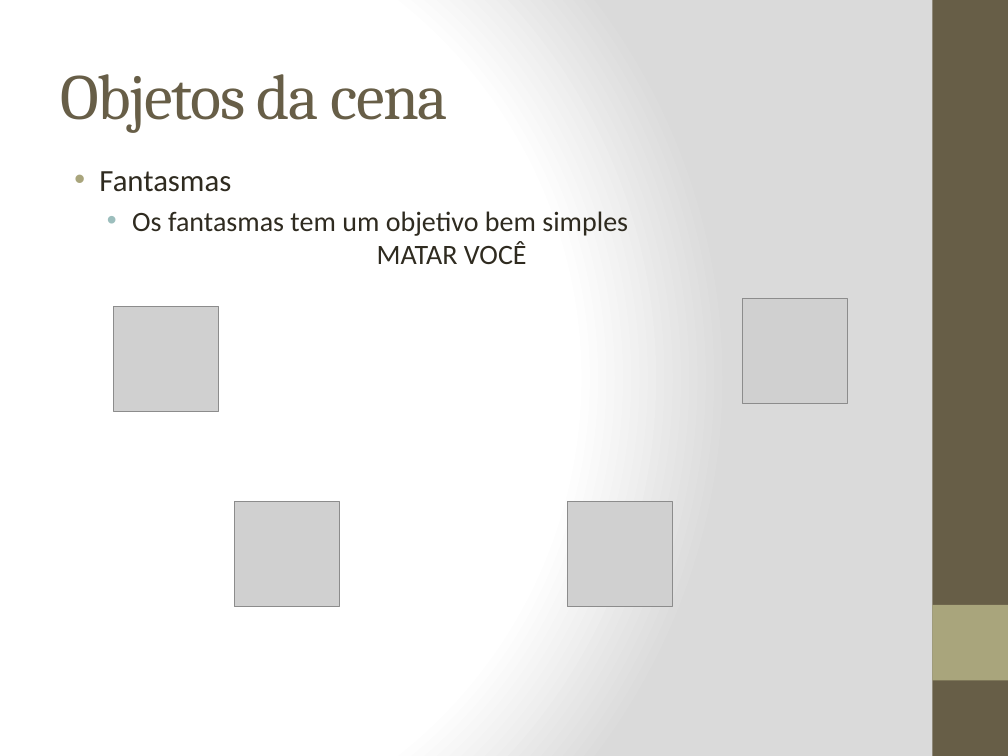
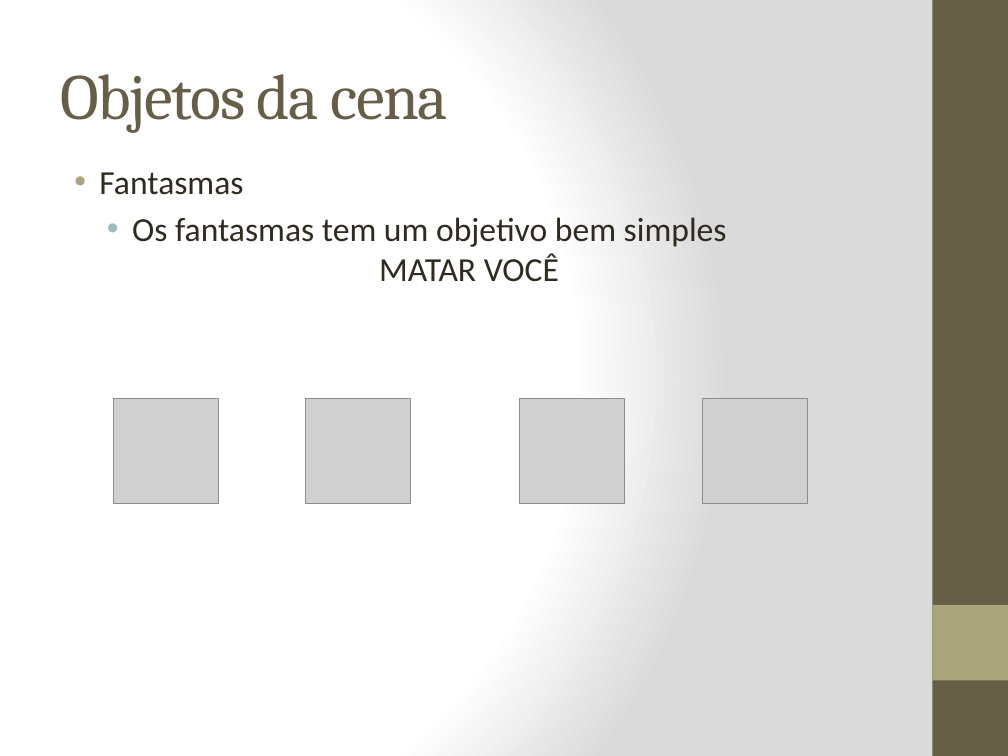
Before and after one commit to Ziul/glmaze, a slide deck: slide 5 of Apresentação/PacMan 3D.pptx. Drawn at 1008x756 pixels with LibreOffice and Linux fonts; fonts in the diff are those of the drawing; grey boxes stand for pictures. Boxes give left, top, right and bottom in pixels: in the first picture for what was removed or moved away, otherwise in the second. Text is boxed around its words. In the diff, an @@ line names an element or a change of style, - is before the commit and + after.

```diff
--- a/Apresentação/PacMan 3D.pptx
+++ b/Apresentação/PacMan 3D.pptx
@@ text "Fantasmas" at [99,172,727,282]: size 22 to 24 pt in "Fantasmas"; size 20 to 24 pt in "Os fantasmas tem um objetivo bem simples ..." @@
@@ picture: place and size @@
-picture at [114,306,219,411]
+picture at [114,398,219,503]
@@ picture: place and size @@
-picture at [234,502,339,607]
+picture at [305,398,410,503]
@@ picture: place and size @@
-picture at [568,502,672,607]
+picture at [520,398,625,503]
@@ picture: place and size @@
-picture at [742,298,847,403]
+picture at [703,398,807,503]
```
Also in this commit, not shown: 11 other slides changed.
